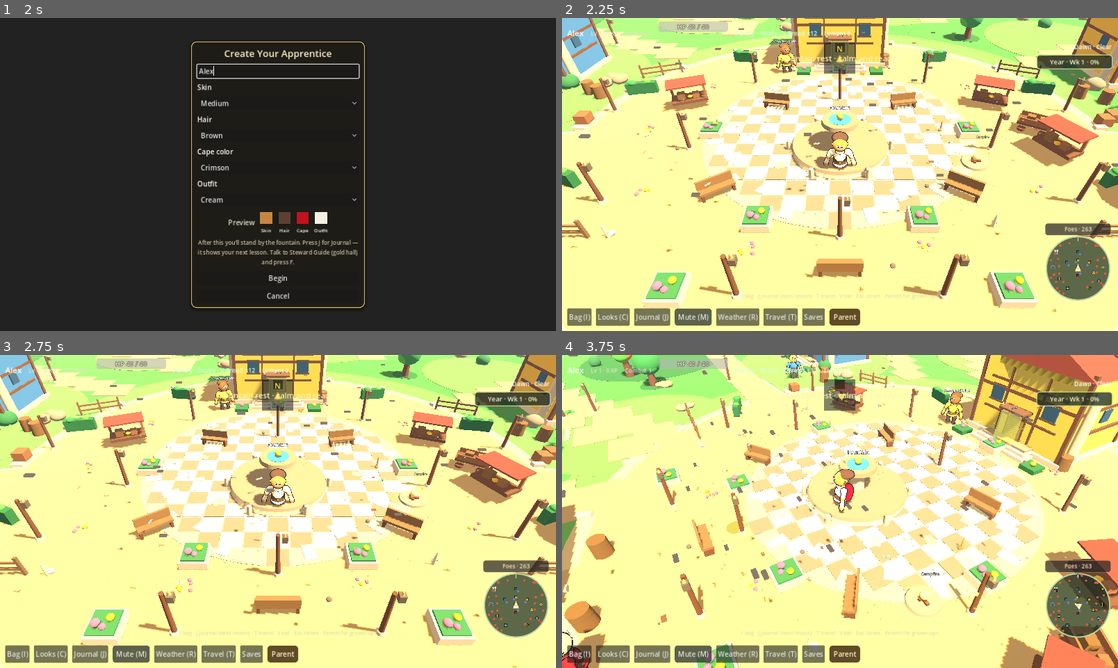
Above: before the commit, frames 1-4 (two rows, left to right).
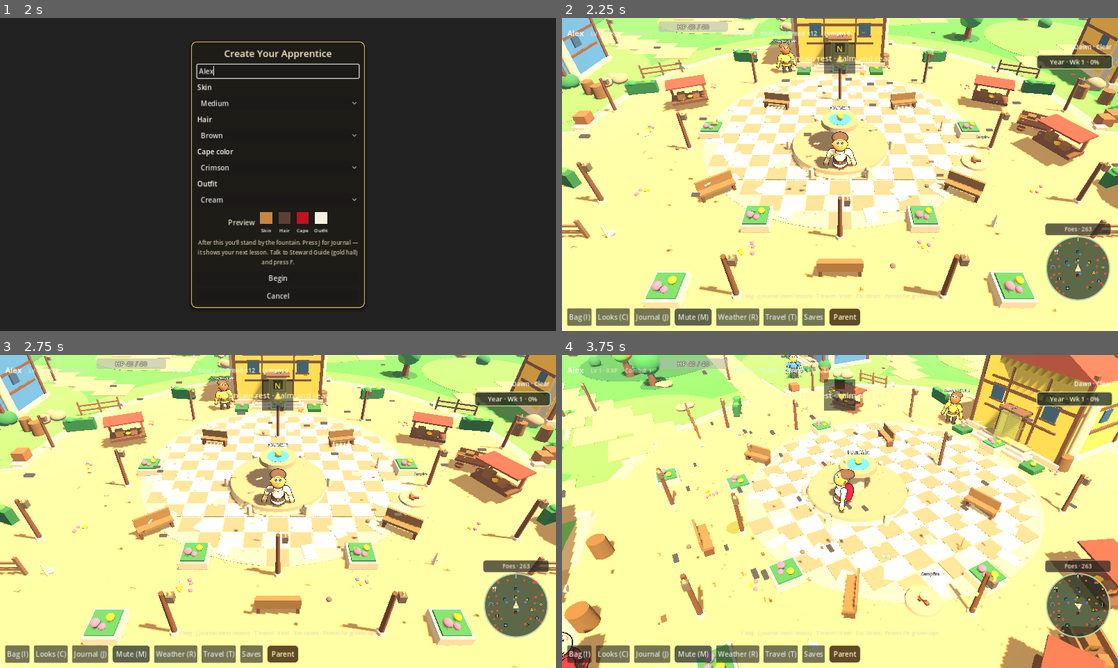
Above: after the commit, the same moments.

Repository: supertexxij/lumenstone-chronicles
Game: Godot game, scene res://scenes/main.tscn
Two runs of this game, one before a commit and one after it. Both use one fixed random seed, a clock stepped at 60 frames per second and the inputs below.
Inputs (mouse positions are in pixels of both pictures, inside the frame that each line leads up to):
- Up to frame 1 (2 s): click "Start" at 0.5 s; click (278, 71) at 1.27 s; type "Alex" at 1.35 s
- Up to frame 2 (2.25 s): click "Begin" at 2 s
- Up to frame 3 (2.75 s): no input
- Up to frame 4 (3.75 s): tap Enter at 2.75 s; move the mouse to (962, 495) at 2.77 s; hold D (move_right) 2.78-3.5 s; hold Q (cam_left) 2.78-3.5 s; click (962, 495) at 2.92 s; drag from (728, 527) to (812, 574) at 3.52 s

Frame 1 is identical in both runs. In frame 2, less than 0.1% of the frame differs, in the area x 39-51%, y 9-43%; in frame 3, less than 0.1%; in frame 4, less than 0.1%, in the area x 0-72%, y 0-92%.

Commit message:
Make painted faces readable from the elevated village camera.
Tip the face card toward the overhead view and draw it over the head sphere so eyes and smile stay clear in-game.

Co-authored-by: supertexxij <supertexxij@users.noreply.github.com>

Diff:
--- a/scripts/characters/humanoid_builder.gd
+++ b/scripts/characters/humanoid_builder.gd
@@ -45,13 +45,15 @@
 
 
 static func _make_face_decal(parent: Node3D) -> MeshInstance3D:
-	## Painted storybook face card — much cleaner than stacked primitive blobs.
+	## Painted storybook face card — tipped toward the elevated village camera.
 	var mi := MeshInstance3D.new()
 	mi.name = "FaceDecal"
 	var q := QuadMesh.new()
-	q.size = Vector2(0.50, 0.50)
+	q.size = Vector2(0.55, 0.55)
 	mi.mesh = q
-	mi.position = Vector3(0, 1.82, 0.385)
+	# Upper-front of the head, tipped so the painted face faces the overhead camera.
+	mi.position = Vector3(0, 1.92, 0.22)
+	mi.rotation_degrees.x = -40
 	parent.add_child(mi)
 	var mat := StandardMaterial3D.new()
 	mat.transparency = BaseMaterial3D.TRANSPARENCY_ALPHA
@@ -62,9 +64,11 @@
 	mat.texture_filter = BaseMaterial3D.TEXTURE_FILTER_LINEAR_WITH_MIPMAPS
 	mat.cull_mode = BaseMaterial3D.CULL_DISABLED
 	mat.roughness = 1.0
-	# Keep the painted card in front of the head sphere so no “clown nose” poke-through.
-	mat.no_depth_test = false
-	mat.render_priority = 1
+	# Always draw over the head sphere so the face stays readable from above
+	# (otherwise the sphere depth-tests away most of the painted card).
+	mat.no_depth_test = true
+	mat.depth_draw_mode = BaseMaterial3D.DEPTH_DRAW_DISABLED
+	mat.render_priority = 10
 	mi.material_override = mat
 	HeadlessGuard.guard_mesh(mi)
 	return mi
--- /dev/null
+++ b/tools/render_face_elevated.gd
@@ -0,0 +1,61 @@
+extends SceneTree
+## Render face from the elevated village-style camera angle.
+
+func _init() -> void:
+	call_deferred("_run")
+
+func _run() -> void:
+	var vp := SubViewport.new()
+	vp.size = Vector2i(960, 720)
+	vp.render_target_update_mode = SubViewport.UPDATE_ALWAYS
+	root.add_child(vp)
+	var env := WorldEnvironment.new()
+	var environment := Environment.new()
+	environment.background_mode = Environment.BG_COLOR
+	environment.background_color = Color("#8ec5e0")
+	environment.ambient_light_source = Environment.AMBIENT_SOURCE_COLOR
+	environment.ambient_light_color = Color(0.98, 0.95, 0.92)
+	environment.ambient_light_energy = 0.9
+	env.environment = environment
+	vp.add_child(env)
+	var light := DirectionalLight3D.new()
+	light.rotation_degrees = Vector3(-50, 30, 0)
+	light.light_energy = 1.15
+	vp.add_child(light)
+	var ground := MeshInstance3D.new()
+	var plane := PlaneMesh.new()
+	plane.size = Vector2(8, 8)
+	ground.mesh = plane
+	var gmat := StandardMaterial3D.new()
+	gmat.albedo_color = Color("#6aa35a")
+	ground.material_override = gmat
+	vp.add_child(ground)
+	var cam := Camera3D.new()
+	cam.current = true
+	vp.add_child(cam)
+	# Elevated oblique camera like the in-game village view
+	cam.position = Vector3(1.6, 3.4, 2.8)
+	cam.look_at(Vector3(0, 1.5, 0), Vector3.UP)
+	var player_root := Node3D.new()
+	vp.add_child(player_root)
+	var parts: Dictionary = HumanoidBuilder.build(player_root)
+	HumanoidBuilder.apply_human_colors(parts, Color("#c68642"), Color("#5c4033"), Color("#f5f0e1"), Color("#c1121f"))
+	var cape = parts.get("cape")
+	if cape:
+		cape.visible = true
+	await process_frame
+	await process_frame
+	await process_frame
+	await process_frame
+	var img: Image = vp.get_texture().get_image()
+	img.save_png("/opt/cursor/artifacts/better_faces_elevated_cam.png")
+	# Closer elevated look at the face
+	cam.position = Vector3(0.9, 2.6, 1.6)
+	cam.look_at(Vector3(0, 1.85, 0.1), Vector3.UP)
+	await process_frame
+	await process_frame
+	await process_frame
+	img = vp.get_texture().get_image()
+	img.save_png("/opt/cursor/artifacts/better_faces_elevated_close.png")
+	print("ELEVATED_OK")
+	quit(0)
